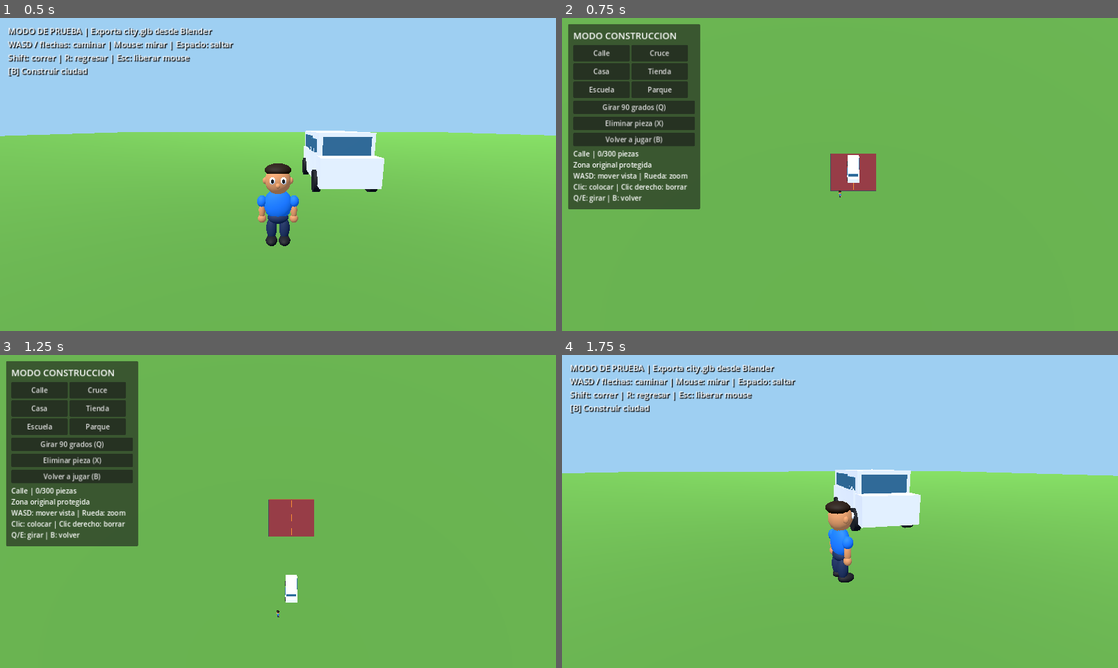
Above: before the commit, frames 1-4 (two rows, left to right).
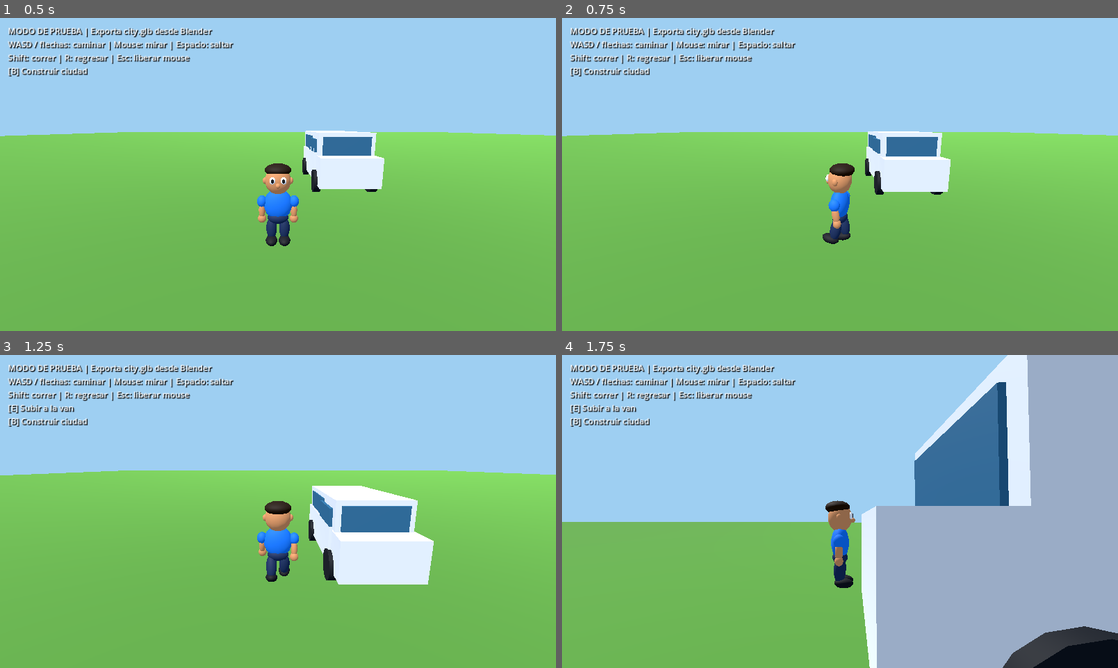
Above: after the commit, the same moments.

Repository: valdy247/mycity
Game: Godot game, scene res://main.tscn
Two runs of this game, one before a commit and one after it. Both use one fixed random seed, a clock stepped at 60 frames per second and the inputs below.
Inputs (mouse positions are in pixels of both pictures, inside the frame that each line leads up to):
- Up to frame 1 (0.5 s): no input
- Up to frame 2 (0.75 s): tap Enter at 0.5 s; move the mouse to (867, 174) at 0.52 s; hold W from 0.53 s (still down); tap B at 0.6 s; click (867, 174) at 0.67 s
- Up to frame 3 (1.25 s): keep holding W; tap Space at 0.77 s
- Up to frame 4 (1.75 s): release W at 1.25 s; click (634, 477) at 1.25 s, where only the run before the commit has a clickable "Volver a jugar (B)"

Frame 1 is identical in both runs. In frame 2, 53% of the frame differs, in the area x 0-100%, y 0-73%; in frame 3, 58%, in the area x 0-100%, y 0-84%; in frame 4, 49%.
Error after the commit: Parse Error: Cannot infer the type of "z" variable because the value doesn't have a set type. (res://city_builder.gd:448)

Commit message:
Allow road construction on slopes with shared terrain-following tiles and boulevard connectors

Diff:
--- a/game/city_builder.gd
+++ b/game/city_builder.gd
@@ -185,7 +185,7 @@
 	if intersection == null:
 		return Vector2i(999, 999)
 	# Prefer actual terrain hit to the mathematical ground plane.
-	var ray := PhysicsRayQueryParameters3D.create(origin, origin + dir * 300.0, 2)
+	var ray := PhysicsRayQueryParameters3D.create(origin, origin + dir * 300.0, 2 | 8)
 	ray.hit_back_faces = true
 	var hit := get_world_3d().direct_space_state.intersect_ray(ray)
 	var p: Vector3 = hit.position if not hit.is_empty() else intersection
@@ -211,7 +211,7 @@
 	var high: float = heights.max()
 	var low: float = heights.min()
 	var y := high + 0.035
-	var out := {"ok": false, "y": y, "bottom": low - 0.08, "reason": ""}
+	var out := {"ok": false, "y": y, "bottom": low - 0.08, "reason": "", "road_heights": []}
 	# Reserve original boulevard, houses, lake and park (Blender Y maps to -Z).
 	if absf(x) < 7.0 or (x > 0 and x < 15 and absf(z) < 22) or (x < -22 and x > -60 and z < -61 and z > -103):
 		out.reason = "Zona original protegida"
@@ -220,26 +220,43 @@
 		out.reason = "Limite de 300 piezas"
 		return out
 	var road := selected == "road" or selected == "cross"
-	if high - low > (0.65 if road else 2.0):
+	if not road and high - low > 2.0:
 		out.reason = "Terreno demasiado inclinado"
 		return out
 	var query := PhysicsShapeQueryParameters3D.new()
 	var shape := BoxShape3D.new()
 	shape.size = Vector3(7.7, 5.2, 7.7)
 	query.shape = shape
-	query.transform = Transform3D(Basis.IDENTITY, Vector3(x, y + 2.55, z))
+	query.transform = Transform3D(Basis.IDENTITY, Vector3(x, y + 2.8, z))
 	query.collision_mask = 1 | 4
 	if not get_world_3d().direct_space_state.intersect_shape(query, 1).is_empty():
 		out.reason = "Hay un objeto en ese lugar"
 		return out
 	if road:
-		for offset in [Vector2i(1, 0), Vector2i(-1, 0), Vector2i(0, 1), Vector2i(0, -1)]:
-			var other_key := _key(cell.x + offset.x, cell.y + offset.y)
-			if pieces.has(other_key):
-				var other: Dictionary = pieces[other_key]
-				if String(other.kind) in ["road", "cross"] and absf(float(other.y) - y) > 0.28:
-					out.reason = "Desnivel con la calle vecina"
+		# Shared 2 m sample coordinates mean adjacent new tiles meet at
+		# exactly the same elevation, regardless of placement order.
+		var samples: Array = []
+		for j in range(5):
+			for i in range(5):
+				var xx := x - 4.0 + i * 2.0
+				var zz := z - 4.0 + j * 2.0
+				var surface := _hit_ground(xx, zz)
+				if surface.is_empty():
+					out.reason = "No hay suelo bajo la calle"
 					return out
+				var h := float(surface.position.y) + 0.065
+				if absf(xx) == 4.0:
+					h = 0.15 if xx > 0 else 0.11
+				samples.append(h)
+		for j in range(5):
+			for i in range(5):
+				var h := float(samples[j*5+i])
+				if (i > 0 and absf(h - float(samples[j*5+i-1])) > 1.7) or (j > 0 and absf(h - float(samples[(j-1)*5+i])) > 1.7):
+					out.reason = "Pendiente extrema: elige una zona mas suave"
+					return out
+		out.y = float(samples[12])
+		out.bottom = float(samples.min()) - 0.08
+		out.road_heights = samples
 	out.ok = true
 	out.reason = "Listo para construir"
 	return out
@@ -269,7 +286,7 @@
 				if pieces.has(key):
 					_delete(key)
 			elif result.ok:
-				_add_piece(selected, cell.x, cell.y, float(result.y), float(result.bottom), rotation_step)
+				_add_piece(selected, cell.x, cell.y, float(result.y), float(result.bottom), rotation_step, result.get("road_heights", []))
 				_save_city()
 		requested = ""
 	message_timer = maxf(0.0, message_timer - delta)
@@ -361,14 +378,92 @@
 	col.shape = shape
 	body.add_child(col)
 
-func _add_piece(kind: String, x: int, z: int, y: float, bottom: float, turn: int) -> void:
+func _road_height(samples: Array, x: float, z: float) -> float:
+	var gx := clampf((x + 4.0) / 2.0, 0.0, 4.0)
+	var gz := clampf((z + 4.0) / 2.0, 0.0, 4.0)
+	var i := mini(int(floor(gx)), 3)
+	var j := mini(int(floor(gz)), 3)
+	var u := gx - i
+	var v := gz - j
+	var a := float(samples[j*5+i])
+	var b := float(samples[j*5+i+1])
+	var c := float(samples[(j+1)*5+i])
+	var d := float(samples[(j+1)*5+i+1])
+	if u+v <= 1.0:
+		return a + u*(b-a) + v*(c-a)
+	return d + (1.0-u)*(c-d) + (1.0-v)*(b-d)
+
+func _quad(st: SurfaceTool, a: Vector3, b: Vector3, c: Vector3, d: Vector3) -> void:
+	for p in [a,b,c,b,d,c]:
+		st.add_vertex(p)
+
+func _road_mesh(parent: Node3D, samples: Array, base_y: float, grid_x: int, turn: int, kind: String) -> void:
+	# Geometry in world-aligned axes; the rotation controls markings.
+	var road := Node3D.new()
+	parent.add_child(road)
+	road.rotation.y = -parent.rotation.y
+	var st := SurfaceTool.new()
+	st.begin(Mesh.PRIMITIVE_TRIANGLES)
+	for j in range(4):
+		for i in range(4):
+			var x := -4.0 + i*2.0
+			var z := -4.0 + j*2.0
+			_quad(st, Vector3(x,float(samples[j*5+i])-base_y,z), Vector3(x+2,float(samples[j*5+i+1])-base_y,z), Vector3(x,float(samples[(j+1)*5+i])-base_y,z+2), Vector3(x+2,float(samples[(j+1)*5+i+1])-base_y,z+2))
+	# Short ramps bridge the small gap to the original boulevard.
+	if abs(grid_x) == 1:
+		var inner := -4.0 if grid_x > 0 else 4.0
+		var outer := -5.0 if grid_x > 0 else 5.0
+		for j in range(4):
+			var z := -4.0 + j*2.0
+			var h1 := _road_height(samples,inner,z)-base_y
+			var h2 := _road_height(samples,inner,z+2)-base_y
+			if grid_x > 0:
+				_quad(st, Vector3(outer,0.035-base_y,z),Vector3(inner,h1,z),Vector3(outer,0.035-base_y,z+2),Vector3(inner,h2,z+2))
+			else:
+				_quad(st, Vector3(inner,h1,z),Vector3(outer,0.035-base_y,z),Vector3(inner,h2,z+2),Vector3(outer,0.035-base_y,z+2))
+	st.generate_normals()
+	var instance := MeshInstance3D.new()
+	instance.mesh = st.commit()
+	instance.material_override = _color("asphalt", Color(0.20,0.23,0.27))
+	road.add_child(instance)
+	instance.create_trimesh_collision()
+	for child in instance.get_children():
+		if child is StaticBody3D:
+			(child as StaticBody3D).collision_layer = 8
+			(child as StaticBody3D).collision_mask = 0
+	var markings := SurfaceTool.new()
+	markings.begin(Mesh.PRIMITIVE_TRIANGLES)
+	if kind == "road":
+		for pos in [-3.0,0.0,3.0]:
+			var corners: Array[Vector3] = []
+			for p in [Vector2(-0.06,pos-0.65),Vector2(0.06,pos-0.65),Vector2(-0.06,pos+0.65),Vector2(0.06,pos+0.65)]:
+				var q := Vector3(p.x,0,p.y).rotated(Vector3.UP, turn*PI/2.0)
+				q.y = _road_height(samples,q.x,q.z)-base_y+0.025
+				corners.append(q)
+			_quad(markings,corners[0],corners[1],corners[2],corners[3])
+	else:
+		for side in [-1.0,1.0]:
+			for k in range(4):
+				var x := -1.5 + k
+				var z := side * 3.0
+				_quad(markings,Vector3(x-.22,_road_height(samples,x-.22,z-.38)-base_y+.025,z-.38),Vector3(x+.22,_road_height(samples,x+.22,z-.38)-base_y+.025,z-.38),Vector3(x-.22,_road_height(samples,x-.22,z+.38)-base_y+.025,z+.38),Vector3(x+.22,_road_height(samples,x+.22,z+.38)-base_y+.025,z+.38))
+	markings.generate_normals()
+	var paint := MeshInstance3D.new()
+	paint.mesh = markings.commit()
+	paint.material_override = _color("line",Color(0.96,0.78,0.15))
+	road.add_child(paint)
+
+func _add_piece(kind: String, x: int, z: int, y: float, bottom: float, turn: int, road_heights: Array = []) -> void:
 	var root := Node3D.new()
 	root.name = "Built_" + kind + "_" + str(pieces.size())
 	add_child(root)
 	root.position = Vector3(x * GRID, y, z * GRID)
 	root.rotation.y = turn * PI / 2.0
-	_make_model(root, kind, true, y-bottom)
-	pieces[_key(x,z)] = {"kind": kind, "x": x, "z": z, "y": y, "bottom": bottom, "turn": turn, "node": root}
+	if kind in ["road","cross"] and road_heights.size() == 25:
+		_road_mesh(root, road_heights, y, x, turn, kind)
+	else:
+		_make_model(root, kind, true, y-bottom)
+	pieces[_key(x,z)] = {"kind": kind, "x": x, "z": z, "y": y, "bottom": bottom, "turn": turn, "road_heights": road_heights, "node": root}
 
 func _delete(key: String) -> void:
 	var root: Node3D = pieces[key]["node"]
@@ -416,4 +511,14 @@
 		var turn := int(raw.get("turn", 0))
 		if abs(x) > 9 or abs(z) > 13 or not is_finite(y) or not is_finite(bottom) or absf(y) > 20 or y-bottom < 0 or y-bottom > 3.0 or turn < 0 or turn > 3 or pieces.has(_key(x,z)):
 			continue
-		_add_piece(kind, x, z, y, bottom, turn)
+		var samples: Array = []
+		if raw.get("road_heights") is Array:
+			var candidate: Array = raw.road_heights
+			if candidate.size() == 25:
+				var sane := true
+				for h in candidate:
+					if not (h is float or h is int) or not is_finite(float(h)) or absf(float(h)) > 20.0:
+						sane = false
+				if sane:
+					samples = candidate
+		_add_piece(kind, x, z, y, bottom, turn, samples)
